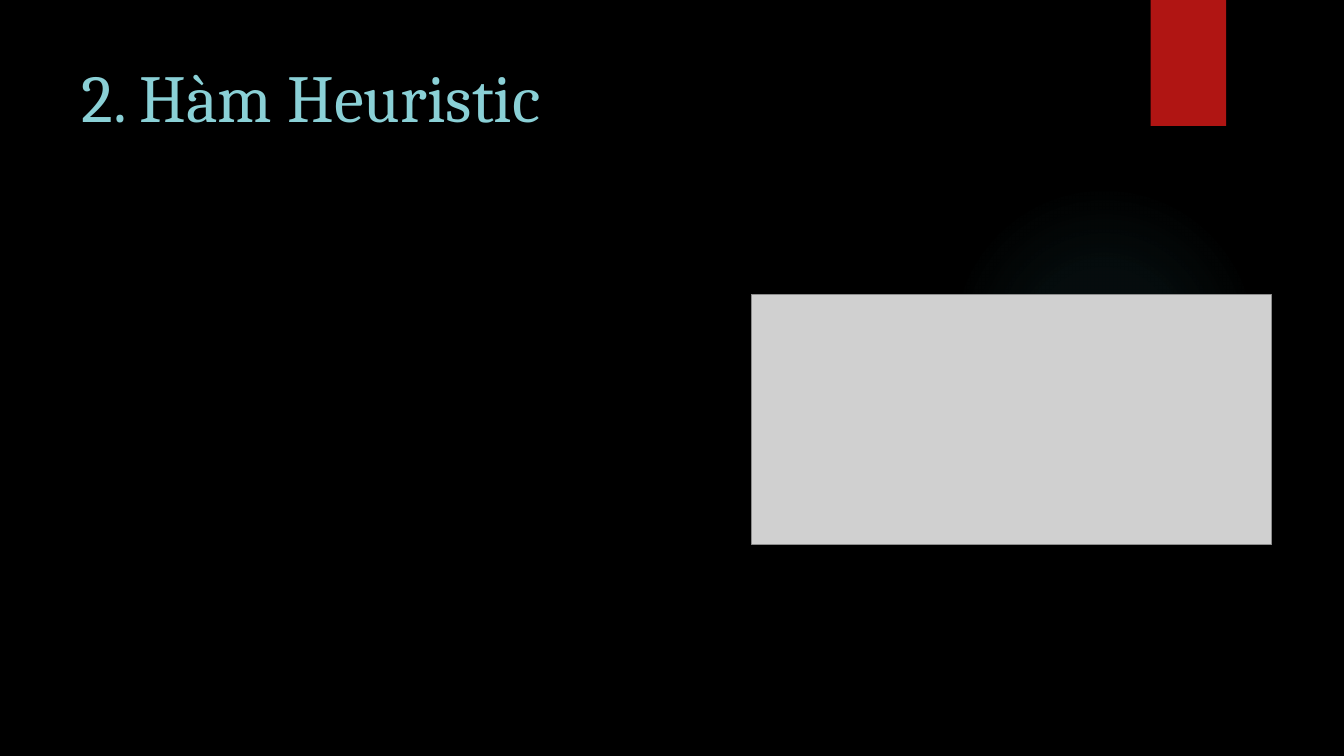
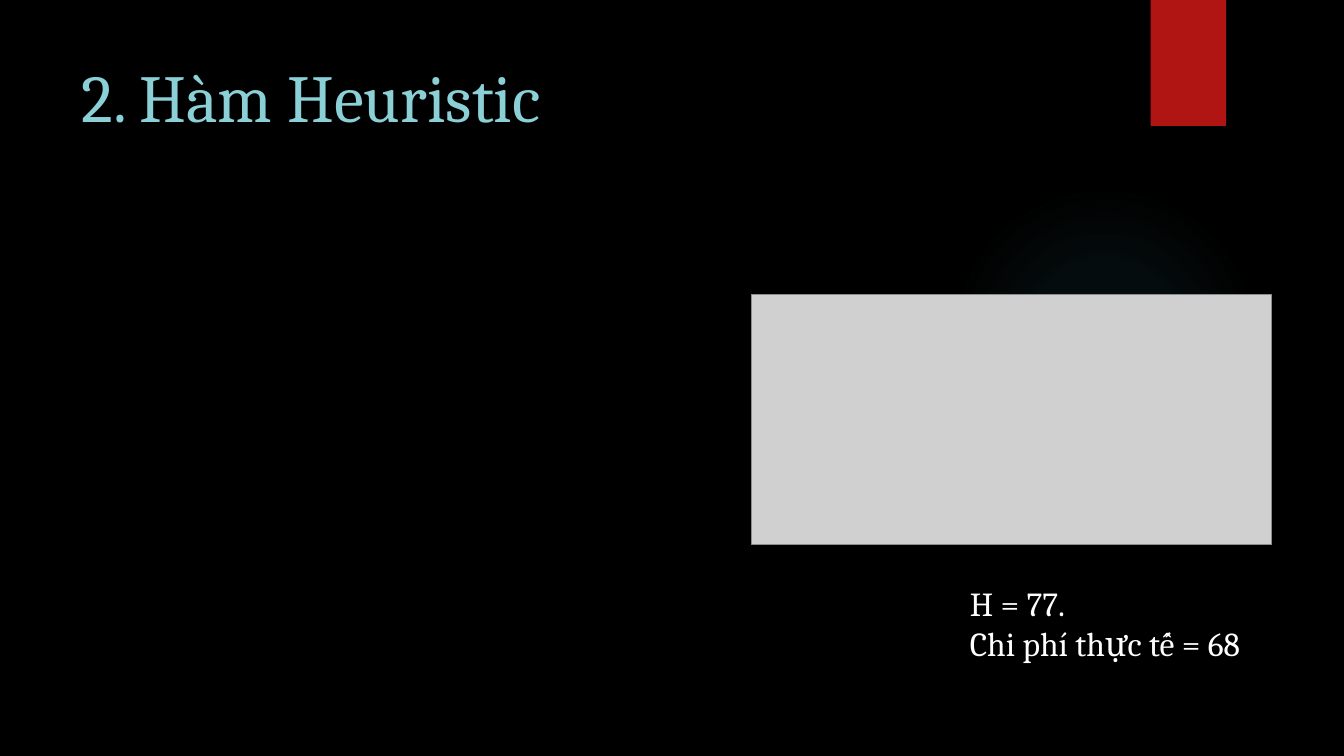
Before and after one commit to ngocdon0127/PuzzleIT4040, a slide deck: slide 16 of Slide IT4040.pptx. Drawn at 1344x756 pixels with LibreOffice and Linux fonts; fonts in the diff are those of the drawing; grey boxes stand for pictures; background and template pictures are left out. Boxes give left, top, right and bottom in pixels: in the first picture for what was removed or moved away, otherwise in the second. Text is boxed around its words. In the diff, an @@ line names an element or a change of style, - is before the commit and + after.

```diff
--- a/Slide IT4040.pptx
+++ b/Slide IT4040.pptx
@@ text added at [970,593,1240,663], 24 pt, text #FFFFFF @@
+H = 77.
+Chi phí thực tế = 68
```
Also in this commit, not shown: 1 other slide changed, 6 other files.
